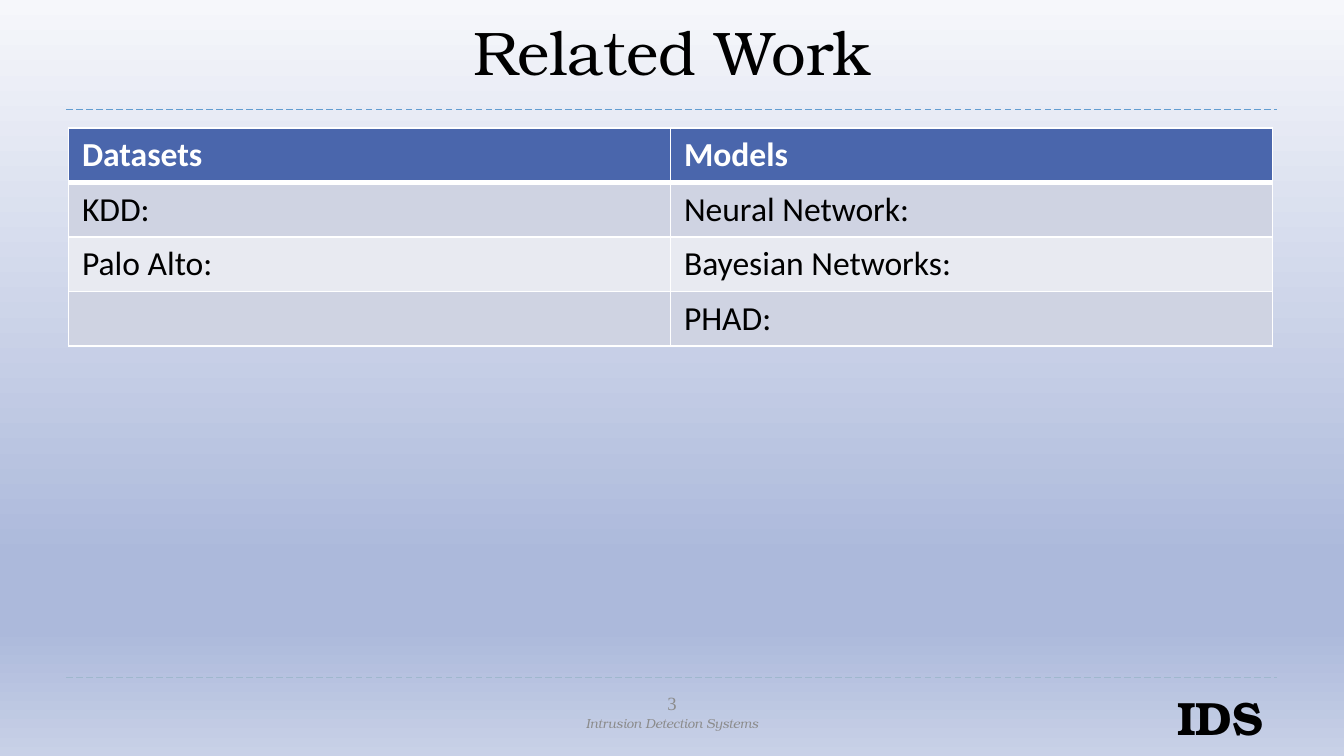
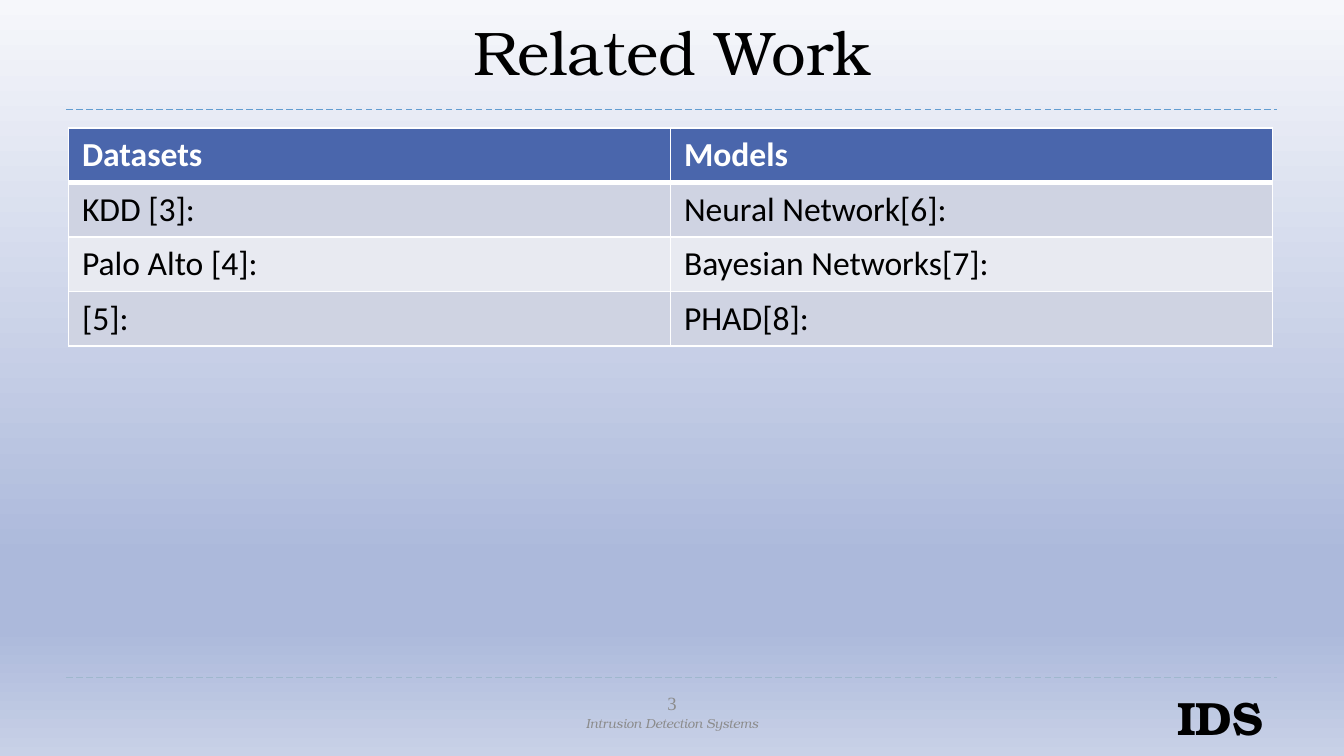
Before and after one commit to AndrewQuijano/Operating_Systems_II, a slide deck: slide 3 of Project_Presentation.pptx. Drawn at 1344x756 pixels with LibreOffice and Linux fonts; fonts in the diff are those of the drawing; background and template pictures are left out. Boxes give left, top, right and bottom in pixels: in the first picture for what was removed or moved away, otherwise in the second. Text is boxed around its words. In the diff, an @@ line names an element or a change of style, - is before the commit and + after.

```diff
--- a/Project_Presentation.pptx
+++ b/Project_Presentation.pptx
@@ table at [69,128,1273,345] @@
-row 2, column 1: KDD:
+row 2, column 1: KDD [3]:
-row 2, column 2: Neural Network:
+row 2, column 2: Neural Network[6]:
-row 3, column 1: Palo Alto:
+row 3, column 1: Palo Alto [4]:
-row 3, column 2: Bayesian Networks:
+row 3, column 2: Bayesian Networks[7]:
-row 4, column 1: 
+row 4, column 1: [5]:
-row 4, column 2: PHAD:
+row 4, column 2: PHAD[8]:
```
Also in this commit, not shown: 2 other slides changed, 2 slides added.
